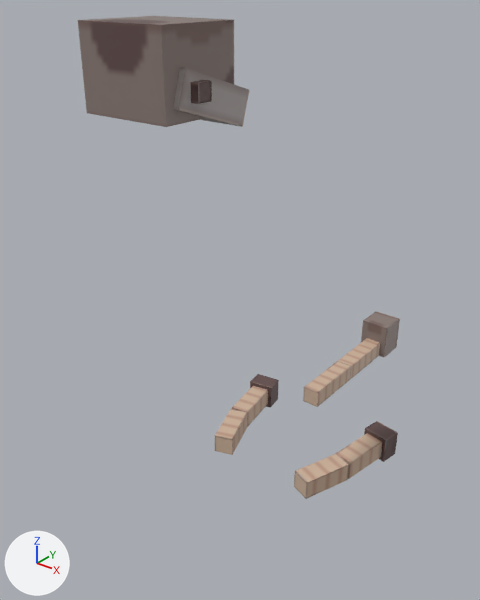
A saved change to the FBX model Assets/Sprites/PlayerCharacter.fbx.
Both versions are drawn from a camera (50 mm lens) standing at (4.99, -4.95, 7.18) and looking at (-0.72, 2.2, 2.75). Lighting does not change. The marker at lower left points along +X, +Y and +Z. The first picture is the older version. Where no turn or scale is listed for an object, it has been applied to the vertices.

The older version as bpy lines, for what is in view:
```python
ob_arm_r = bpy.data.objects.new('Arm R', None)
ob_arm_r.parent = ob_headless
ob_arm_r.location = (-83.33, 546.9, 0.0)
ob_arm_r.rotation_euler = (0.0, -3.142, 1.222)  # degrees (0, -180, 70)
ob_fist2 = bpy.data.objects.new('Fist2', None)
ob_fist2.parent = ob_forearm2
ob_fist2.location = (84.38, 4.688, 0.0)
ob_foot_1 = bpy.data.objects.new('Foot_1', me_foot_1)
ob_foot_1.parent = ob_foot2
ob_foot_1.location = (0.0, -34.38, -31.25)
ob_foot_2 = bpy.data.objects.new('Foot_2', me_foot_2)
ob_foot_2.parent = ob_foot
ob_foot_2.location = (0.0, -34.38, -25.0)
ob_forearm2 = bpy.data.objects.new('Forearm2', None)
ob_forearm2.parent = ob_bicep2
ob_forearm2.location = (71.88, 0.0, 0.0)
ob_forearm2.rotation_euler = (0.0, 0.0, -0.175)  # degrees (0, 0, -10)
ob_headless = bpy.data.objects.new('Headless', None)
ob_headless.parent = ob_body
ob_headless.location = (5.283, -413.3, -749.8)
ob_headless.rotation_euler = (1.571, 0.0, 0.0)  # degrees (90, 0, 0)
ob_leg_bottom = bpy.data.objects.new('Leg Bottom', me_leg_bottom)
ob_leg_bottom.parent = ob_bottom2
ob_leg_bottom.location = (0.0, -67.19, 0.0)
ob_pelvis = bpy.data.objects.new('Pelvis', None)
ob_pelvis.parent = ob_headless
ob_pelvis.location = (-0.0758, 336.8, 0.0)
ob_pelvis.scale = (0.0, 0.0, 0.0)
ob_skull = bpy.data.objects.new('Skull', me_skull)
ob_skull.location = (0.0, 0.0, 6.12)
# also in view: 'Fist L' at (1.19, 3.57, 0.19); 'Bicep R' at (-0.93, 2.22, 0.19); 'Forearm R' at (-1.14, 3.01, 0.19); 'Bicep L' at (0.88, 2.22, 0.19); 'Leg Top_1' at (-0.44, 4.53, 0.19)
```
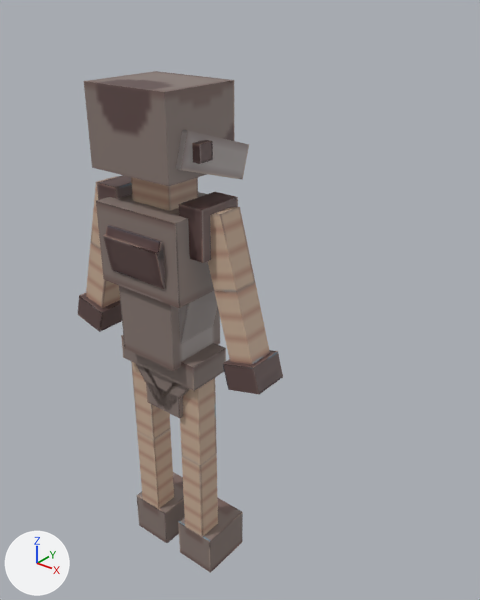
Not drawn themselves, but carrying or shaping drawn objects: ob_forearm2, ob_headless, ob_pelvis, ob_fist2, ob_arm_r, ob_body, ob_leg_r, ob_leg_l, ob_torso, ob_arm_l, ob_forearm, ob_top2.

Diff of the bpy script that builds the scene:
```diff
--- a/Assets/Sprites/PlayerCharacter.fbx.py
+++ b/Assets/Sprites/PlayerCharacter.fbx.py
@@ ob_arm_l @@
 ob_arm_l.parent = ob_headless
-ob_arm_l.location = (79.17, 546.9, 0.0)
-ob_arm_l.rotation_euler = (0.0, 0.0, -1.222)  # degrees (0, 0, -70)
+ob_arm_l.location = (79.17, 496.9, 0.0)
+ob_arm_l.rotation_euler = (0.0, 0.0, -1.309)  # degrees (0, 0, -75)
@@ ob_forearm_r @@
 ob_forearm_r.parent = ob_forearm2
-ob_forearm_r.location = (40.62, -4.688, 0.0)
+ob_forearm_r.location = (42.05, -20.34, 0.0)
@@ ob_leg_bottom @@
 ob_leg_bottom = bpy.data.objects.new('Leg Bottom', me_leg_bottom)
-ob_leg_bottom.parent = ob_bottom2
-ob_leg_bottom.location = (0.0, -67.19, 0.0)
+ob_leg_bottom.parent = ob_bottom
+ob_leg_bottom.location = (0.0, -60.94, 0.0)
@@ ob_leg_r @@
 ob_leg_r.parent = ob_headless
-ob_leg_r.location = (-50.0, 350.0, 0.0)
+ob_leg_r.location = (-50.0, 300.0, 0.0)
@@ ob_pelvis @@
 ob_pelvis.parent = ob_headless
-ob_pelvis.location = (-0.0758, 336.8, 0.0)
-ob_pelvis.scale = (0.0, 0.0, 0.0)
+ob_pelvis.location = (-0.0758, 286.8, 0.0)
@@ ob_leg_top_1 @@
 ob_leg_top_1 = bpy.data.objects.new('Leg Top_1', me_leg_top_1)
-ob_leg_top_1.parent = ob_top
-ob_leg_top_1.location = (0.0, -64.06, 0.0)
+ob_leg_top_1.parent = ob_top2
+ob_leg_top_1.location = (0.0, -76.56, 0.0)
@@ ob_leg_bottom_1 @@
 ob_leg_bottom_1 = bpy.data.objects.new('Leg Bottom_1', me_leg_bottom_1)
-ob_leg_bottom_1.parent = ob_bottom
-ob_leg_bottom_1.location = (0.0, -60.94, 0.0)
+ob_leg_bottom_1.parent = ob_bottom2
+ob_leg_bottom_1.location = (0.0, -67.19, 0.0)
@@ ob_forearm @@
 ob_forearm.location = (65.62, 0.0, 0.0)
-ob_forearm.rotation_euler = (0.0, 0.0, -0.175)  # degrees (0, 0, -10)
@@ ob_body @@
 ob_body = bpy.data.objects.new('Body', None)
-ob_body.location = (-0.0528, -0.0602, 4.321)
+ob_body.location = (0.0, -0.014, -0.00926)
 ob_body.rotation_euler = (1.571, 0.0, 0.0)  # degrees (90, 0, 0)
@@ ob_top2 @@
 ob_top2.parent = ob_leg_l
-ob_top2.location = (-6.25, 14.06, 0.0)
+ob_top2.location = (-6.25, 26.56, 0.0)
@@ ob_headless @@
 ob_headless = bpy.data.objects.new('Headless', None)
-ob_headless.parent = ob_body
-ob_headless.location = (5.283, -413.3, -749.8)
-ob_headless.rotation_euler = (1.571, 0.0, 0.0)  # degrees (90, 0, 0)
+ob_headless.parent = ob_bodymanip
+ob_headless.location = (0.0, -5.324, 629.8)
@@ ob_skull @@
 ob_skull = bpy.data.objects.new('Skull', me_skull)
-ob_skull.location = (0.0, 0.0, 6.12)
+ob_skull.location = (0.0, 0.0, 5.56)
@@ ob_screw_l @@
 ob_screw_l = bpy.data.objects.new('Screw L', me_screw_l)
-ob_screw_l.location = (0.62, -0.12, 6.12)
+ob_screw_l.location = (0.62, -0.12, 5.56)
@@ ob_foot_2 @@
 ob_foot_2 = bpy.data.objects.new('Foot_2', me_foot_2)
-ob_foot_2.parent = ob_foot
-ob_foot_2.location = (0.0, -34.38, -25.0)
+ob_foot_2.parent = ob_foot2
+ob_foot_2.location = (0.0, -34.38, -31.25)
@@ ob_foot_1 @@
 ob_foot_1 = bpy.data.objects.new('Foot_1', me_foot_1)
-ob_foot_1.parent = ob_foot2
-ob_foot_1.location = (0.0, -34.38, -31.25)
+ob_foot_1.parent = ob_foot
+ob_foot_1.location = (0.0, -34.38, -25.0)
@@ ob_leg_top @@
 ob_leg_top = bpy.data.objects.new('Leg Top', me_leg_top)
-ob_leg_top.parent = ob_top2
-ob_leg_top.location = (0.0, -76.56, 0.0)
+ob_leg_top.parent = ob_top
+ob_leg_top.location = (0.0, -64.06, 0.0)
@@ ob_arm_r @@
 ob_arm_r.parent = ob_headless
-ob_arm_r.location = (-83.33, 546.9, 0.0)
-ob_arm_r.rotation_euler = (0.0, -3.142, 1.222)  # degrees (0, -180, 70)
+ob_arm_r.location = (-83.33, 496.9, 0.0)
+ob_arm_r.rotation_euler = (0.0, -3.142, 1.309)  # degrees (0, -180, 75)
@@ ob_torso @@
 ob_torso.parent = ob_headless
-ob_torso.location = (0.0, 497.5, 9.722)
-ob_torso.scale = (0.0, 0.0, 0.0)
+ob_torso.location = (0.0, 447.5, 9.722)
@@ ob_jaw_1 @@
 ob_jaw_1 = bpy.data.objects.new('Jaw_1', me_jaw_1)
-ob_jaw_1.location = (0.0, 0.06, 5.88)
+ob_jaw_1.location = (0.0, 0.06, 5.31)
@@ ob_fist2 @@
 ob_fist2.parent = ob_forearm2
-ob_fist2.location = (84.38, 4.688, 0.0)
+ob_fist2.location = (85.8, -11.59, 0.0)
@@ ob_leg_l @@
 ob_leg_l.parent = ob_headless
-ob_leg_l.location = (43.75, 343.8, 0.0)
-ob_leg_l.scale = (0.0, 0.0, 0.0)
+ob_leg_l.location = (43.75, 281.2, 0.0)
@@ ob_forearm2 @@
 ob_forearm2.parent = ob_bicep2
-ob_forearm2.location = (71.88, 0.0, 0.0)
-ob_forearm2.rotation_euler = (0.0, 0.0, -0.175)  # degrees (0, 0, -10)
+ob_forearm2.location = (70.62, 15.62, 0.0)
@@ ob_bodymanip @@
+ob_bodymanip = bpy.data.objects.new('BodyManip', None)
+ob_bodymanip.parent = ob_body
+ob_bodymanip.location = (0.0, 0.0, -631.2)
```

Where the change shows, as pixel boxes (x1, y1, x2, y2) in the pictures (480 x 600 px):
'Skull', moved: before (78, 16, 234, 127); after (84, 71, 234, 186)
'Body Top', moved, turned, rescaled (not visible before): after (96, 192, 214, 308)
'Jaw_1', moved: before (173, 67, 249, 127); after (176, 130, 249, 180)
'Bicep L', moved, turned: before (294, 454, 349, 499); after (208, 207, 255, 292)
'Body Bottom', moved, turned, rescaled (not visible before): after (119, 286, 220, 371)
'Forearm L', moved, turned: before (335, 433, 383, 479); after (214, 282, 270, 364)
'Foot_2', moved, turned, rescaled: before (361, 311, 400, 357); after (178, 497, 243, 573)
'Leg Top_1', moved, turned, rescaled: before (303, 361, 351, 407); after (180, 378, 217, 465)
'Leg Bottom_1', moved, turned, rescaled: before (338, 338, 380, 379); after (182, 453, 218, 537)
'Fist L', moved, turned: before (364, 421, 398, 462); after (223, 350, 283, 395)
'Leg Bottom', moved, turned, rescaled (not visible before): after (137, 429, 174, 509)
'Pelvis Top', moved, turned, rescaled (not visible before): after (121, 335, 226, 391)
'BackPanel Bottom', moved, turned, rescaled (not visible before): after (103, 234, 165, 289)
'Shoulder L', moved, turned, rescaled (not visible before): after (179, 192, 238, 263)
'Forearm R', moved, turned: before (232, 386, 268, 427); after (86, 243, 120, 308)
'Foot_1', moved, turned, rescaled (not visible before): after (137, 472, 185, 543)
'Neck', moved, turned, rescaled (not visible before): after (131, 177, 198, 211)
'Fist R', moved, turned: before (250, 374, 279, 408); after (78, 293, 122, 332)
'Leg Top', moved, turned, rescaled (not visible before): after (131, 361, 170, 440)
'Bicep R', moved, turned: before (215, 409, 248, 455); after (91, 176, 117, 248)
'Body Side L', moved, turned, rescaled (not visible before): after (179, 291, 218, 344)
'Screw L', moved: before (190, 80, 212, 104); after (192, 140, 213, 164)
'Shoulder R', moved, turned, rescaled (not visible before): after (97, 175, 132, 200)
'BackPanel Top', moved, turned, rescaled (not visible before): after (106, 225, 164, 260)
'Pelvis Bottom', moved, turned, rescaled (not visible before): after (146, 382, 183, 418)
'Pelvis Cover', moved, turned, rescaled (not visible before): after (143, 367, 178, 397)
'Pelvis Bridge L', moved, turned, rescaled (not visible before): after (160, 383, 190, 411)
'Pelvis Bridge R', moved, turned, rescaled (not visible before): after (135, 363, 178, 407)
